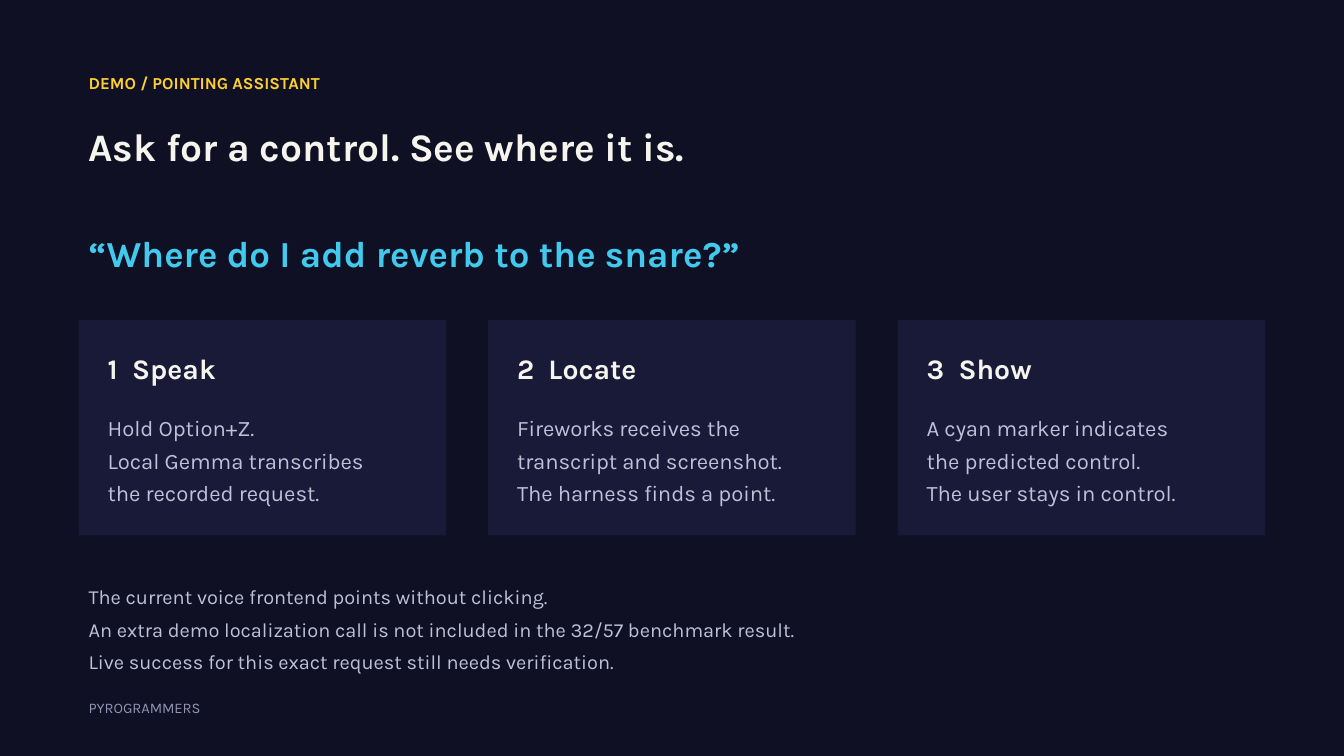
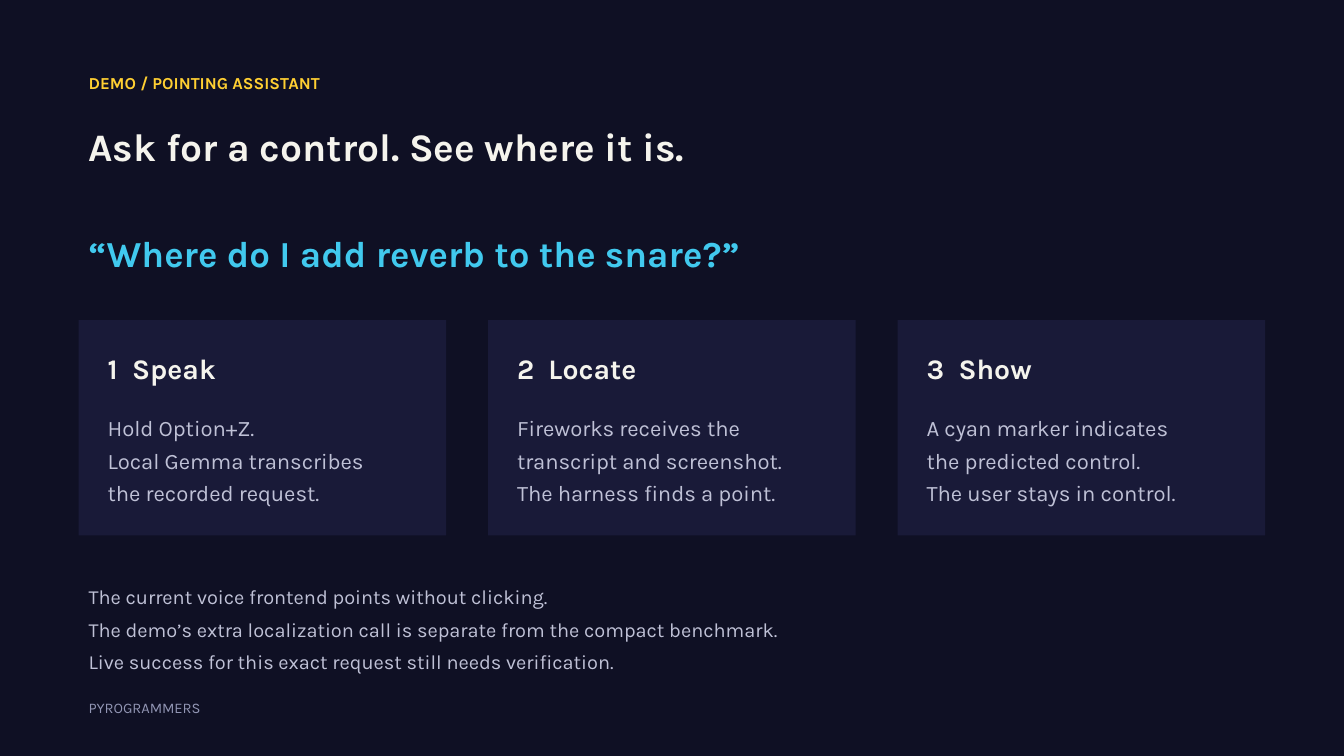
Before and after one commit to harrif23/pyrogrammers, a slide deck: slide 7 of docs/pyrogrammers-presentation.pptx. Drawn at 1344x756 pixels with LibreOffice and Linux fonts; fonts in the diff are those of the drawing. Boxes give left, top, right and bottom in pixels: in the first picture for what was removed or moved away, otherwise in the second. Text is boxed around its words. In the diff, an @@ line names an element or a change of style, - is before the commit and + after.

Commit message:
docs: highlight compact results and simplify closing slide

```diff
--- a/docs/pyrogrammers-presentation.pptx
+++ b/docs/pyrogrammers-presentation.pptx
@@ text at (x1=89, y1=623, x2=777, y2=642): text changed @@
-An extra demo localization call is not included in the 32/57 benchmark result.
+The demo’s extra localization call is separate from the compact benchmark.
```
Also in this commit, not shown: 5 other slides changed.
